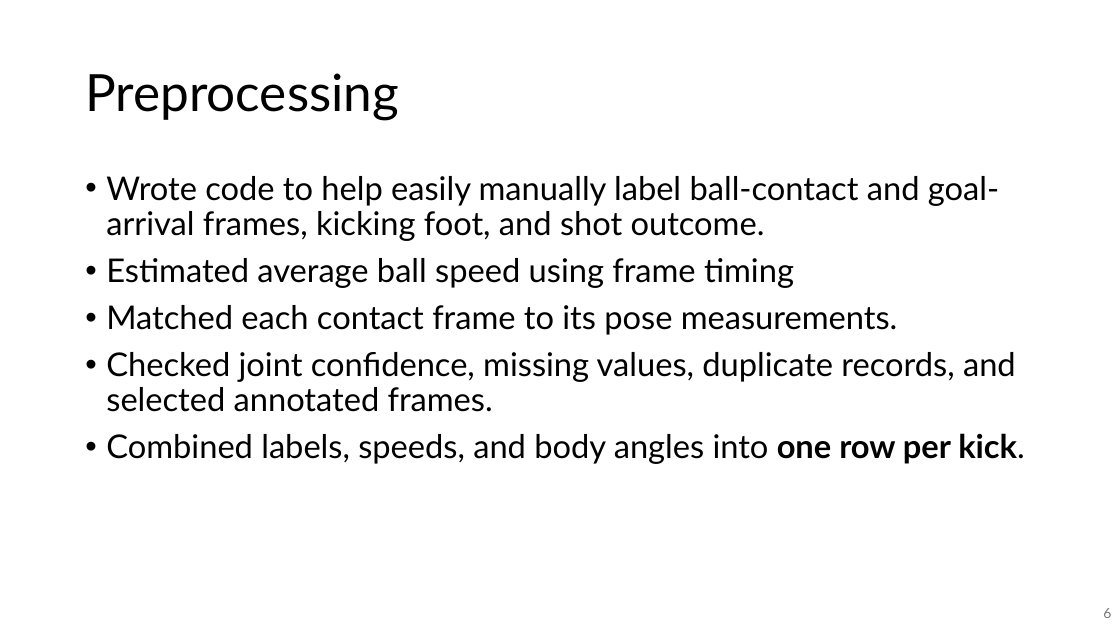
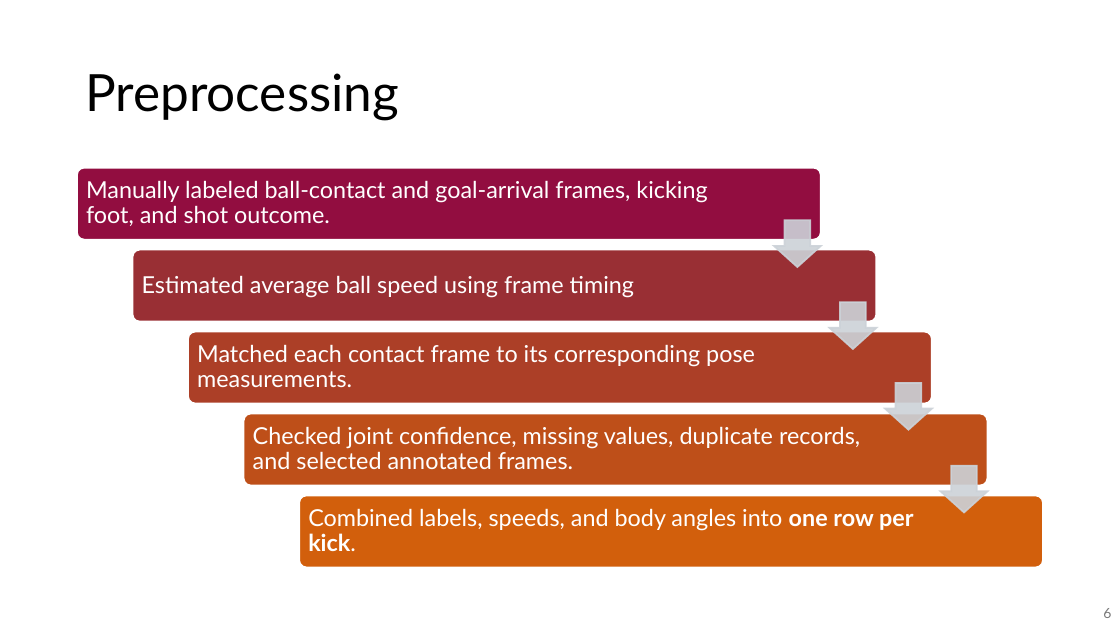
Before and after one commit to emmyregal/Soccer-Computer-Vision, a slide deck: slide 6 of Sport Presetation.pptx. Drawn at 1120x630 pixels with LibreOffice and Linux fonts; fonts in the diff are those of the drawing. Boxes give left, top, right and bottom in pixels: in the first picture for what was removed or moved away, otherwise in the second. Text is boxed around its words. In the diff, an @@ line names an element or a change of style, - is before the commit and + after.

```diff
--- a/Sport Presetation.pptx
+++ b/Sport Presetation.pptx
@@ text removed at [106, 176, 1025, 464] @@
-• Wrote code to help easily manually label ball-contact and goal-arrival frames, kicking foot, and shot outcome.
-• Estimated average ball speed using frame timing
-• Matched each contact frame to its pose measurements.
-• Checked joint confidence, missing values, duplicate records, and selected annotated frames.
-• Combined labels, speeds, and body angles into one row per kick.
@@ group added at [77, 168, 1044, 568]: 5 rounded rectangles, 5 texts, 4 down arrows @@
+Manually labeled ball-contact and goal-arrival frames, kicking foot, and shot outcome.
+Estimated average ball speed using frame timing
+Matched each contact frame to its corresponding pose measurements.
+Checked joint confidence, missing values, duplicate records, and selected annotated frames.
+Combined labels, speeds, and body angles into one row per kick.
```
Also in this commit, not shown: 8 other slides changed, 6 slides added, 6 slides removed.
